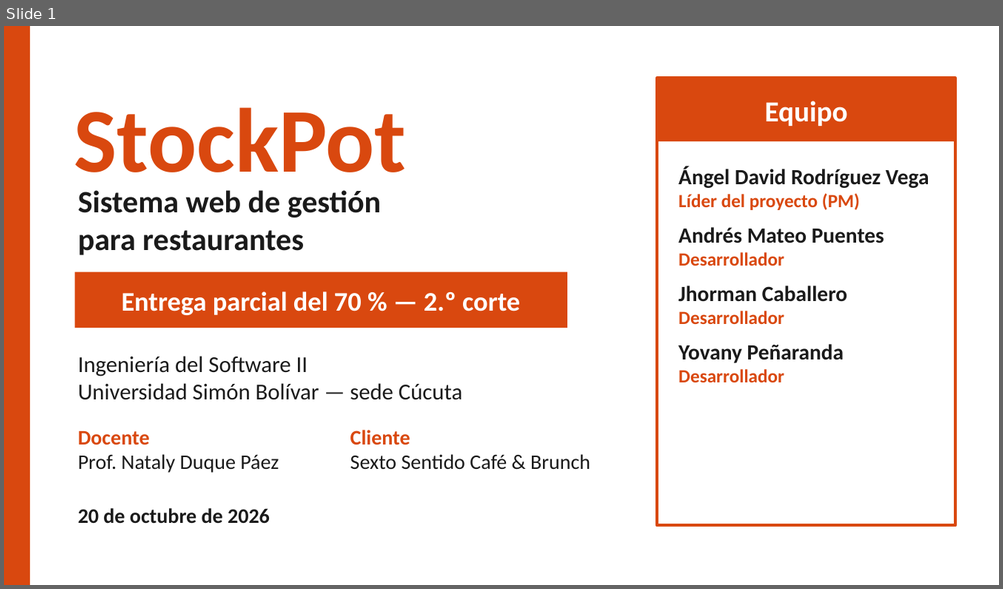
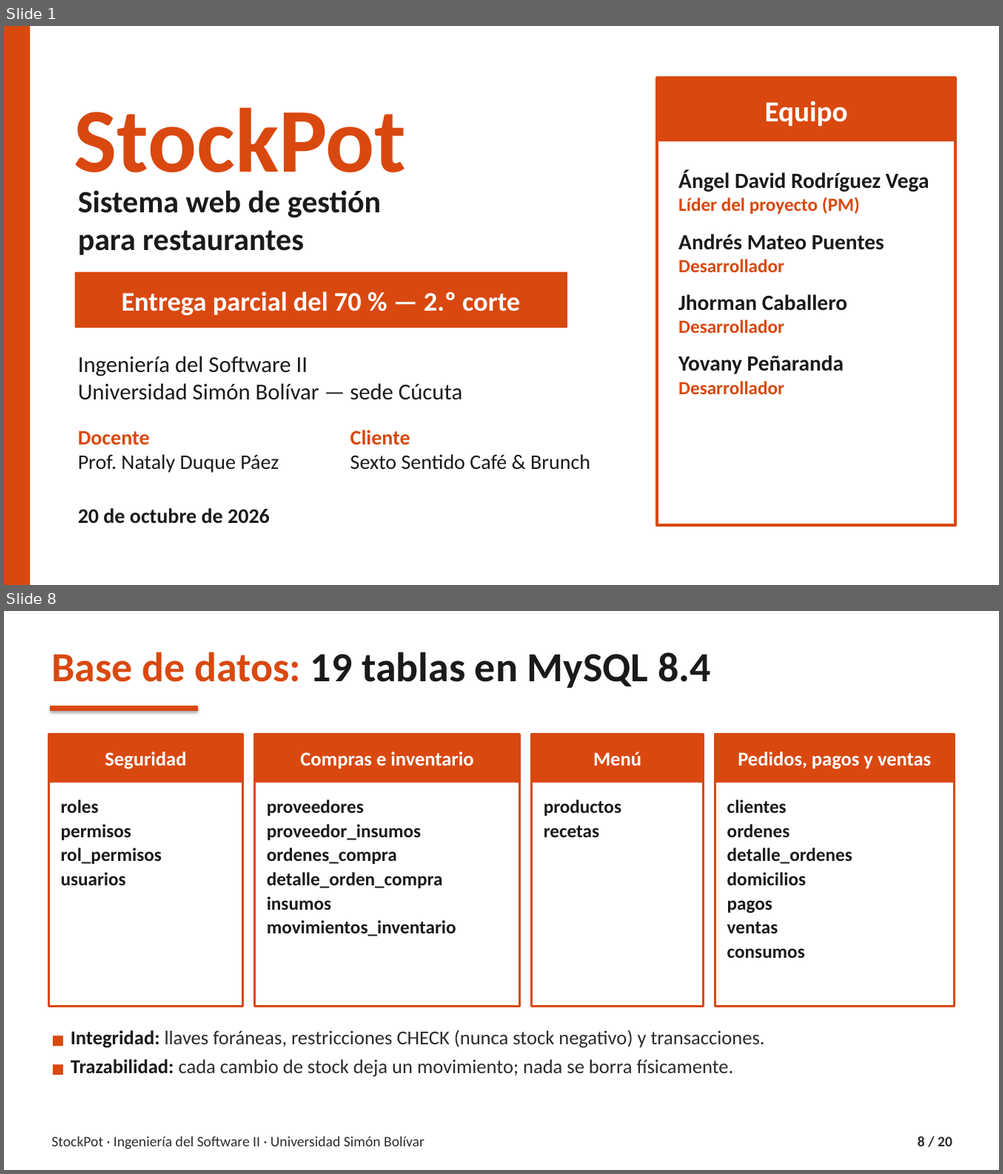
Before and after one commit to Angelssjyf/stockpot, a slide deck: docs/entrega-2do-corte/05_Demostracion/StockPot_Sustentacion_70.pptx. Shown one above the other, each under a label of ours: slide 1 before the commit, slides 1 and 8 after it; the slides between them are not shown. The pictures are 1003x589 and 1003x1174 pixels, drawn with LibreOffice and Linux fonts; fonts in the diff are those of the drawing. Boxes give left, top, right and bottom in pixels: in the first picture for what was removed or moved away, otherwise in the second. Text is boxed around its words. In the diff, an @@ line names an element or a change of style, - is before the commit and + after.

```diff
--- a/docs/entrega-2do-corte/05_Demostracion/StockPot_Sustentacion_70.pptx
+++ b/docs/entrega-2do-corte/05_Demostracion/StockPot_Sustentacion_70.pptx
@@ slide 8 added at <box>4,611,999,1170</box>, background #FFFFFF @@
@@ text added at <box>51,652,711,688</box>, 40 pt, text #1A1A1A, bold @@
+Base de datos: 19 tablas en MySQL 8.4
@@ line added from (51, 708) to (198, 708), #D9480F 5 pt @@
@@ rectangle added at <box>48,734,243,1006</box>, fill #FFFFFF, outline #D9480F 2.25 pt @@
@@ rectangle added at <box>48,734,243,783</box>, fill #D9480F @@
@@ rectangle added at <box>255,734,520,1006</box>, fill #FFFFFF, outline #D9480F 2.25 pt @@
@@ rectangle added at <box>255,734,520,783</box>, fill #D9480F @@
@@ rectangle added at <box>532,734,703,1006</box>, fill #FFFFFF, outline #D9480F 2.25 pt @@
@@ rectangle added at <box>532,734,703,783</box>, fill #D9480F @@
@@ rectangle added at <box>715,734,954,1006</box>, fill #FFFFFF, outline #D9480F 2.25 pt @@
@@ rectangle added at <box>715,734,954,783</box>, fill #D9480F @@
@@ text added at <box>105,752,186,769</box>, 19 pt, text #FFFFFF, bold @@
+Seguridad
@@ text added at <box>300,752,473,769</box>, 19 pt, text #FFFFFF, bold @@
+Compras e inventario
@@ text added at <box>593,752,641,766</box>, 19 pt, text #FFFFFF, bold @@
+Menú
@@ text added at <box>737,752,930,769</box>, 19 pt, text #FFFFFF, bold @@
+Pedidos, pagos y ventas
@@ text added at <box>61,800,162,886</box>, 18 pt, text #1A1A1A, bold @@
+roles
+permisos
+rol_permisos
+usuarios
@@ text added at <box>267,800,456,937</box>, 18 pt, text #1A1A1A, bold @@
+proveedores
+proveedor_insumos
+ordenes_compra
+detalle_orden_compra
+insumos
+movimientos_inventario
@@ text added at <box>543,800,621,837</box>, 18 pt, text #1A1A1A, bold @@
+productos
+recetas
@@ text added at <box>727,800,852,958</box>, 18 pt, text #1A1A1A, bold @@
+clientes
+ordenes
+detalle_ordenes
+domicilios
+pagos
+ventas
+consumos
@@ text added at <box>71,1030,765,1077</box>, 19 pt, text #2B2B2B @@
+■ Integridad: llaves foráneas, restricciones CHECK (nunca stock negativo) y transacciones.
+■ Trazabilidad: cada cambio de stock deja un movimiento; nada se borra físicamente.
@@ text added at <box>51,1136,424,1150</box>, 14 pt, text #2B2B2B @@
+StockPot · Ingeniería del Software II · Universidad Simón Bolívar
@@ text added at <box>917,1136,952,1147</box>, 14 pt, text #2B2B2B, bold @@
+8 / 20
@@ slide 1 changed as well @@
@@ text "Ángel David Rodríguez Vega" rewrapped from <box>678,167,929,383</box> to <box>678,170,929,395</box> @@
```
Also in this commit, not shown: 7 other slides changed, 11 other slides added, 1 slide removed, 3 other files.
